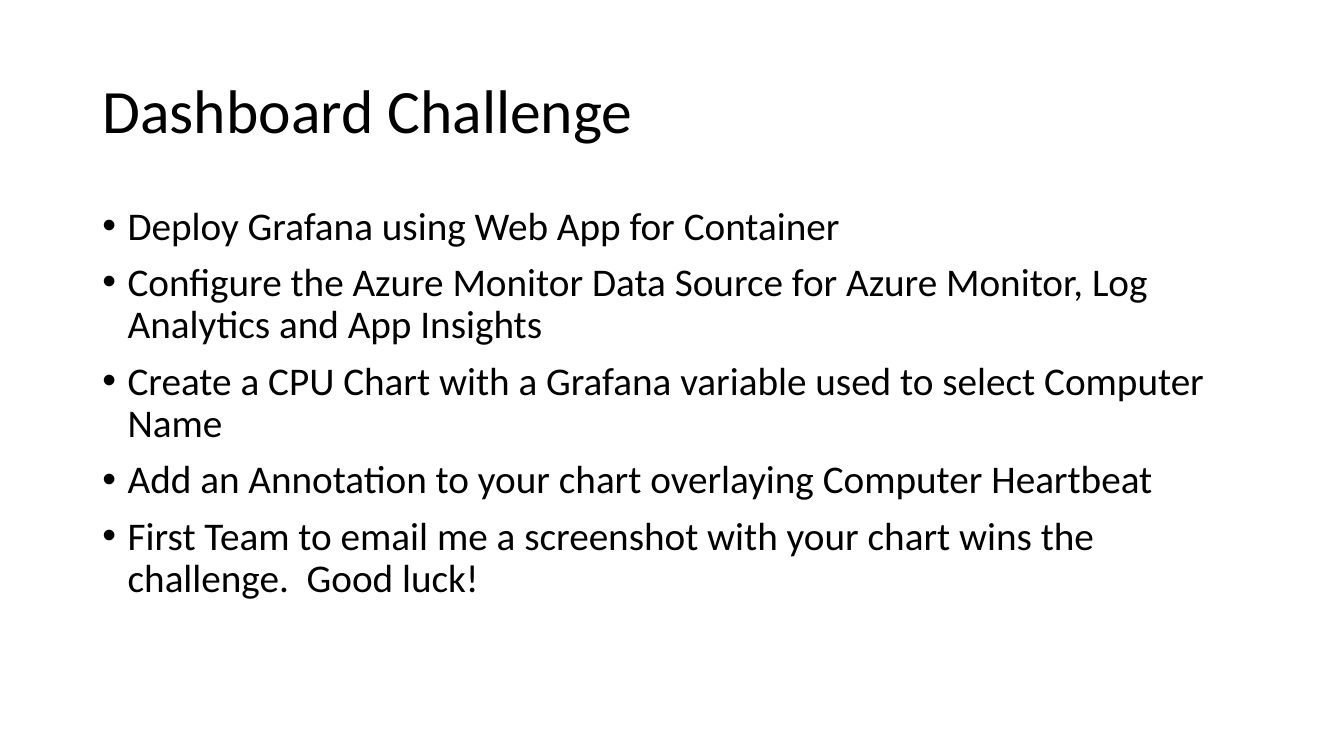
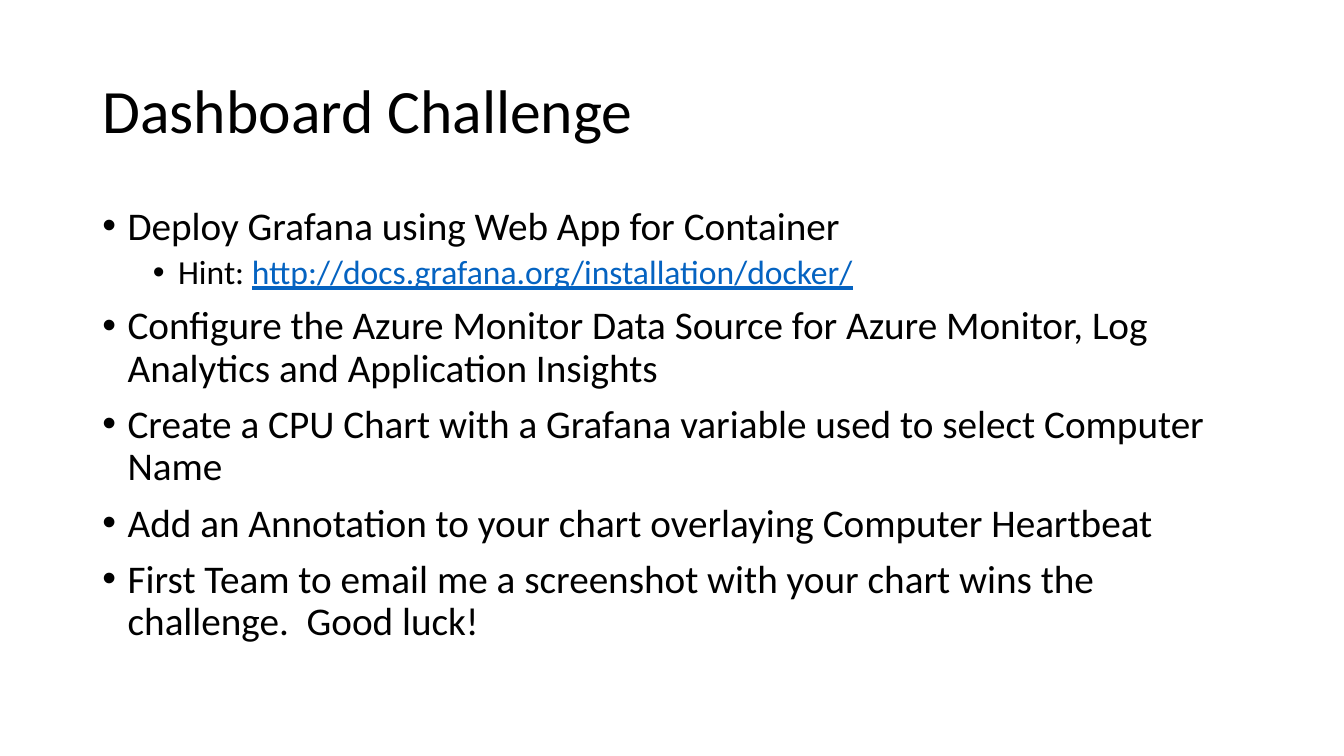
Before and after one commit to rkuehfus/pre-ready-2019-H1, a slide deck: slide 9 of Student/Guides/Challenges.pptx. Drawn at 1344x756 pixels with LibreOffice and Linux fonts; fonts in the diff are those of the drawing. Boxes give left, top, right and bottom in pixels: in the first picture for what was removed or moved away, otherwise in the second. Text is boxed around its words. In the diff, an @@ line names an element or a change of style, - is before the commit and + after.

```diff
--- a/Student/Guides/Challenges.pptx
+++ b/Student/Guides/Challenges.pptx
@@ text at box(128, 260, 1148, 389): text changed @@
-• Configure the Azure Monitor Data Source for Azure Monitor, Log Analytics and App Insights
+  • Hint: http://docs.grafana.org/installation/docker/
+• Configure the Azure Monitor Data Source for Azure Monitor, Log Analytics and Application Insights
```
Also in this commit, not shown: 2 other slides changed, 10 other files.
